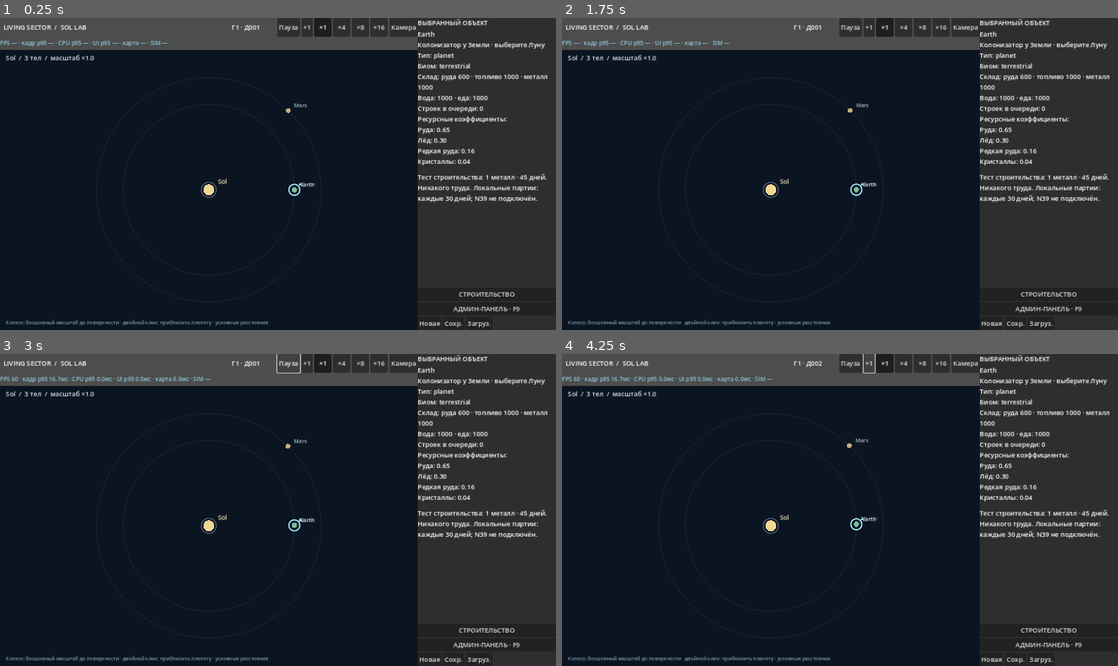
Above: before the commit, frames 1-4 (two rows, left to right).
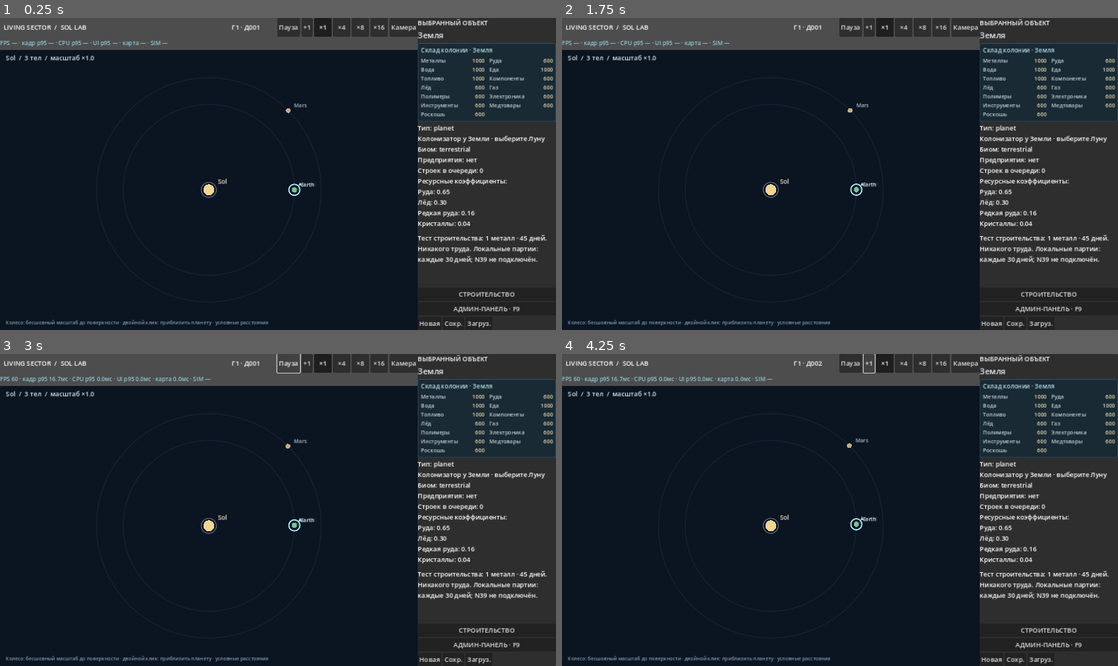
Above: after the commit, the same moments.

Repository: Mefits/Living-Sector
Game: Godot game, scene res://scenes/main.tscn
The game is run twice, just before and just after one commit, with the same random seed, the same clock (stepped at 60 frames per second) and the same inputs.
Inputs:
- Up to frame 1 (0.25 s): no input
- Up to frame 2 (1.75 s): click "Новая" at 0.5 s; click "Новая" at 1.25 s
- Up to frame 3 (3 s): click "Пауза" at 2 s; click "Продолжить" at 2.75 s
- Up to frame 4 (4.25 s): click "+1" at 3.5 s

The runs differ from the first frame. In frame 1, 4.8% of the frame differs, in the area x 75-100%, y 4-79%; in frame 2, 4.8%; in frame 3, 4.8%; in frame 4, 4.8%.

Commit message:
sol_lab: render real per-colony warehouse card below selected planet

Diff:
--- a/sol_lab/scripts/main.gd
+++ b/sol_lab/scripts/main.gd
@@ -9,6 +9,10 @@
 const NativeClock = preload("res://scripts/sim/clock.gd")
 const Calendar = preload("res://scripts/sol_calendar.gd")
 const ConstructionRuntime = preload("res://scripts/sol_construction_runtime.gd")
+const ColonyStockPanel = preload("res://scripts/view/colony_stock_panel.gd")
+const PLANET_NAMES: Dictionary = {
+    "earth": "Земля", "luna": "Луна", "mars": "Марс"
+}
 const SPEED_PRESETS: Array[int] = [1, 4, 8, 16]
 const DEFAULTS = "res://data/balance_defaults.json"
 const USER_CONFIG = "user://sol_lab_balance.json"
@@ -36,6 +40,8 @@
 var previous_process_started_usec: int = -1
 var selected: String = "earth"
 var details: Label
+var planet_name_label: Label
+var colony_stock_panel: PanelContainer
 var info_area: VBoxContainer
 var mode_button: Button
 var pause_button: Button
@@ -132,6 +138,12 @@
     var heading := Label.new()
     heading.text = "ВЫБРАННЫЙ ОБЪЕКТ"
     info_area.add_child(heading)
+    planet_name_label = Label.new()
+    planet_name_label.add_theme_font_size_override("font_size", 20)
+    planet_name_label.add_theme_color_override("font_color", Color("#e8edf1"))
+    info_area.add_child(planet_name_label)
+    colony_stock_panel = ColonyStockPanel.new()
+    info_area.add_child(colony_stock_panel)
     details = Label.new()
     details.autowrap_mode = TextServer.AUTOWRAP_WORD_SMART
     info_area.add_child(details)
@@ -288,11 +300,15 @@
     for body in world.get("bodies", []):
         if str(body.get("id", "")) != selected:
             continue
+        var name_ru: String = str(PLANET_NAMES.get(
+            selected, body.get("name", selected)))
+        planet_name_label.text = name_ru
+        colony_stock_panel.show_inventory(
+            name_ru, construction.colony_inventory(selected))
         var items: Array[String] = [
-            str(body.get("name", selected)),
             "Тип: "+str(body.get("type", "—")),
             "Биом: "+str(body.get("biome", "—")),
-            construction.inventory_summary(selected),
+            construction.production_summary(selected),
             "Строек в очереди: %d" % _pending_on(selected),
             "Ресурсные коэффициенты:"
         ]
--- a/sol_lab/scripts/sol_construction_runtime.gd
+++ b/sol_lab/scripts/sol_construction_runtime.gd
@@ -329,6 +329,25 @@
   Model.batch_amount(output), Model.batch_unit(str(recipe.product))])
  facility["production_status"] = ", ".join(changes)
 
+## Read-only snapshot from this planet's actual colony market. An
+## uncolonized body has no stock panel, never an invented zero-warehouse.
+func colony_inventory(body: String) -> Dictionary:
+ var market: Dictionary = _market_for(body)
+ if market.is_empty() or not (market.get("supply", null) is Dictionary):
+  return {"present": false, "supply": {}}
+ return {"present": true, "supply": (market["supply"] as Dictionary).duplicate()}
+
+func production_summary(body: String) -> String:
+ var lines := PackedStringArray()
+ for entry in producers:
+  if str(entry.facility.body) == body:
+   lines.append("%s: %s" % [
+    str(entry.recipe.name),
+    str(entry.facility.get("production_status", "Ожидается первый выпуск"))])
+ if lines.is_empty():
+  return "Предприятия: нет"
+ return "Предприятия · последняя партия (30 дней):\n" + "\n".join(lines)
+
 func inventory_summary(body: String) -> String:
  var market: Dictionary = _market_for(body)
  if market.is_empty():
--- /dev/null
+++ b/sol_lab/scripts/view/colony_stock_panel.gd
@@ -0,0 +1,93 @@
+extends PanelContainer
+## Compact, read-only view of a real colony market (never a second inventory).
+const Model = preload("res://scripts/sol_building_model.gd")
+const ORDER: Array[String] = [
+ "metals", "ore", "water", "food", "fuel", "energy_cells",
+ "components", "ice", "gas", "polymers", "electronics", "tools",
+ "medical", "luxury", "rare_ore", "crystal_ore"
+]
+const EXTRA_LABELS: Dictionary = {
+ "electronics": "Электроника", "tools": "Инструменты",
+ "medical": "Медтовары", "luxury": "Роскошь"
+}
+var heading: Label
+var columns: HBoxContainer
+var amount_labels: Dictionary = {}
+
+func _init() -> void:
+ visible = false
+ var style := StyleBoxFlat.new()
+ style.bg_color = Color("#192a35")
+ style.border_color = Color("#3b5361")
+ style.set_border_width_all(1)
+ style.set_corner_radius_all(5)
+ style.content_margin_left = 8.0
+ style.content_margin_right = 8.0
+ style.content_margin_top = 6.0
+ style.content_margin_bottom = 7.0
+ add_theme_stylebox_override("panel", style)
+ var body := VBoxContainer.new()
+ body.add_theme_constant_override("separation", 4)
+ add_child(body)
+ heading = Label.new()
+ heading.add_theme_font_size_override("font_size", 15)
+ heading.add_theme_color_override("font_color", Color("#b6dce5"))
+ body.add_child(heading)
+ columns = HBoxContainer.new()
+ columns.add_theme_constant_override("separation", 12)
+ body.add_child(columns)
+
+func show_inventory(planet: String, warehouse: Dictionary) -> void:
+ visible = bool(warehouse.get("present", false))
+ if not visible:
+  return
+ heading.text = "Склад колонии · " + planet
+ for child in columns.get_children():
+  columns.remove_child(child)
+  child.queue_free()
+ amount_labels.clear()
+ var supply: Dictionary = warehouse.get("supply", {})
+ var keys: Array[String] = []
+ for resource in ORDER:
+  if supply.has(resource):
+   keys.append(resource)
+ var extra: Array[String] = []
+ for key in supply:
+  var id: String = str(key)
+  if not keys.has(id):
+   extra.append(id)
+ extra.sort()
+ keys.append_array(extra)
+ if keys.is_empty():
+  var empty := Label.new()
+  empty.text = "Склад пуст"
+  columns.add_child(empty)
+  return
+ var halves: Array[VBoxContainer] = []
+ for index in range(2):
+  var part := VBoxContainer.new()
+  part.size_flags_horizontal = Control.SIZE_EXPAND_FILL
+  part.add_theme_constant_override("separation", 1)
+  columns.add_child(part)
+  halves.append(part)
+ for i in range(keys.size()):
+  var resource: String = keys[i]
+  var side: VBoxContainer = halves[i % 2]
+  var line := HBoxContainer.new()
+  line.add_theme_constant_override("separation", 3)
+  side.add_child(line)
+  var resource_name := Label.new()
+  resource_name.text = str(EXTRA_LABELS.get(resource,
+   Model.resource_label(resource)))
+  resource_name.size_flags_horizontal = Control.SIZE_EXPAND_FILL
+  resource_name.add_theme_font_size_override("font_size", 13)
+  resource_name.add_theme_color_override("font_color", Color("#c4d0d5"))
+  line.add_child(resource_name)
+  var amount := Label.new()
+  amount.text = Model.batch_amount(float(supply[resource]))
+  amount.custom_minimum_size.x = 36.0
+  amount.horizontal_alignment = HORIZONTAL_ALIGNMENT_RIGHT
+  amount.add_theme_font_size_override("font_size", 13)
+  amount.add_theme_color_override("font_color", Color("#f0dfae"))
+  line.add_child(amount)
+  amount_labels[resource] = amount
--- /dev/null
+++ b/sol_lab/tests/sol_colony_stock_panel_check.gd
@@ -0,0 +1,62 @@
+extends SceneTree
+## Verify actual local inventories, not display fixture numbers.
+const Starter = preload("res://scripts/sol_start_scenario.gd")
+const Model = preload("res://scripts/sol_building_model.gd")
+const Calendar = preload("res://scripts/sol_calendar.gd")
+const Runtime = preload("res://scripts/sol_construction_runtime.gd")
+const StockPanel = preload("res://scripts/view/colony_stock_panel.gd")
+
+func _make_runtime() -> Variant:
+ var parsed: Variant = JSON.parse_string(FileAccess.get_file_as_string(
+  "res://data/sol.json"))
+ var world: Dictionary = Starter.apply(parsed)
+ var runtime = Runtime.new()
+ runtime.planets = Model.planet_defaults(world)
+ runtime.setup(world, Model.building_defaults())
+ return runtime
+
+func _amount(panel: Variant, resource: String) -> String:
+ var label: Variant = panel.amount_labels.get(resource, null)
+ return str(label.text) if label is Label else ""
+
+func _initialize() -> void:
+ var ok := true
+ var runtime = _make_runtime()
+ var panel = StockPanel.new()
+ root.add_child(panel)
+ # Earth starts with its own real inventory.
+ panel.show_inventory("Земля", runtime.colony_inventory("earth"))
+ ok = ok and panel.visible and panel.heading.text == "Склад колонии · Земля"
+ ok = ok and _amount(panel, "metals") == "1000"
+ ok = ok and (panel.amount_labels["metals"] as Label).horizontal_alignment == (
+  HORIZONTAL_ALIGNMENT_RIGHT)
+ # The uncolonized Moon has no panel, not a fake empty warehouse.
+ panel.show_inventory("Луна", runtime.colony_inventory("luna"))
+ ok = ok and not panel.visible
+ # A real landing creates Luna's own store of two metals.
+ ok = ok and runtime.expedition.depart(0.0)
+ var landing: float = Calendar.days_to_native(12.0)
+ runtime.advance_to(landing)
+ panel.show_inventory("Луна", runtime.colony_inventory("luna"))
+ ok = ok and panel.visible and panel.heading.text == "Склад колонии · Луна"
+ ok = ok and _amount(panel, "metals") == "2"
+ # Ordering a mine debits the *lunar* warehouse immediately.
+ ok = ok and bool(runtime.order("luna", "mining_rig").get("ok", false))
+ panel.show_inventory("Луна", runtime.colony_inventory("luna"))
+ ok = ok and _amount(panel, "metals") == "1"
+ # Switching back never leaks Lunar inventory into Earth.
+ panel.show_inventory("Земля", runtime.colony_inventory("earth"))
+ ok = ok and panel.visible and _amount(panel, "metals") == "1000"
+ # Restore preserves that same local store and UI projection.
+ var saved: Variant = JSON.parse_string(JSON.stringify(runtime.snapshot()))
+ var resumed = _make_runtime()
+ ok = ok and resumed.restore(saved)
+ panel.show_inventory("Луна", resumed.colony_inventory("luna"))
+ ok = ok and panel.visible and _amount(panel, "metals") == "1"
+ panel.queue_free()
+ if ok:
+  print("SOL_COLONY_STOCK_PANEL_PASS")
+  quit(0)
+ else:
+  push_error("SOL_COLONY_STOCK_PANEL_FAIL")
+  quit(1)
